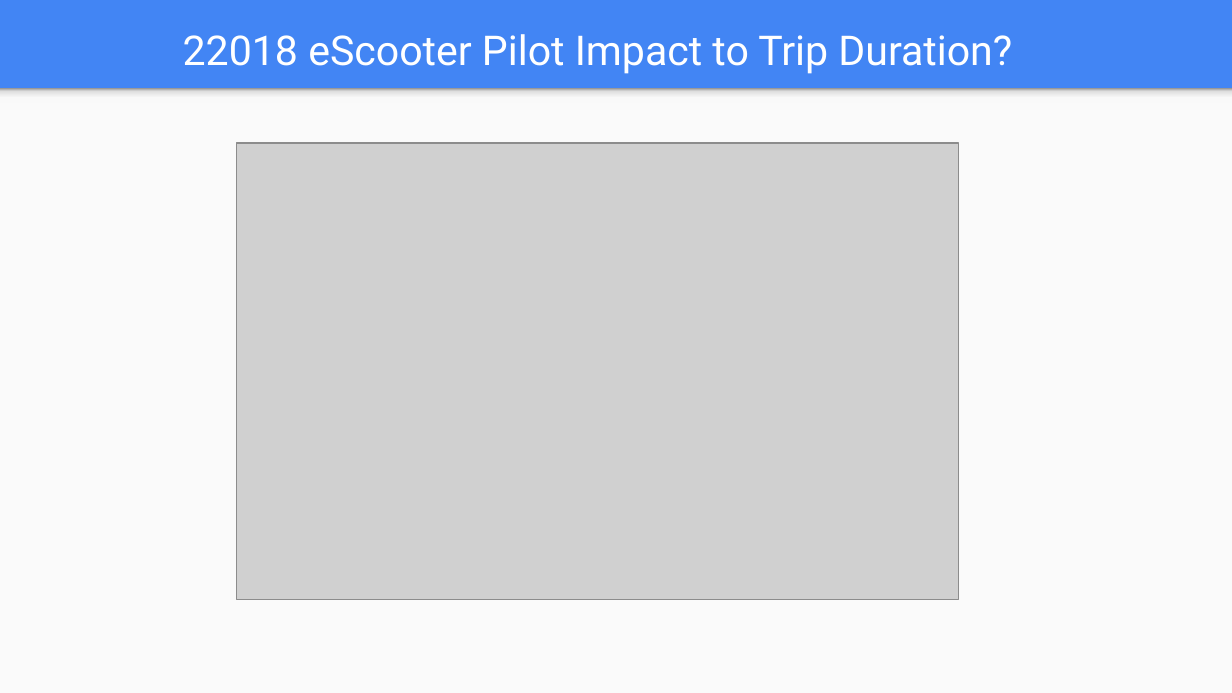
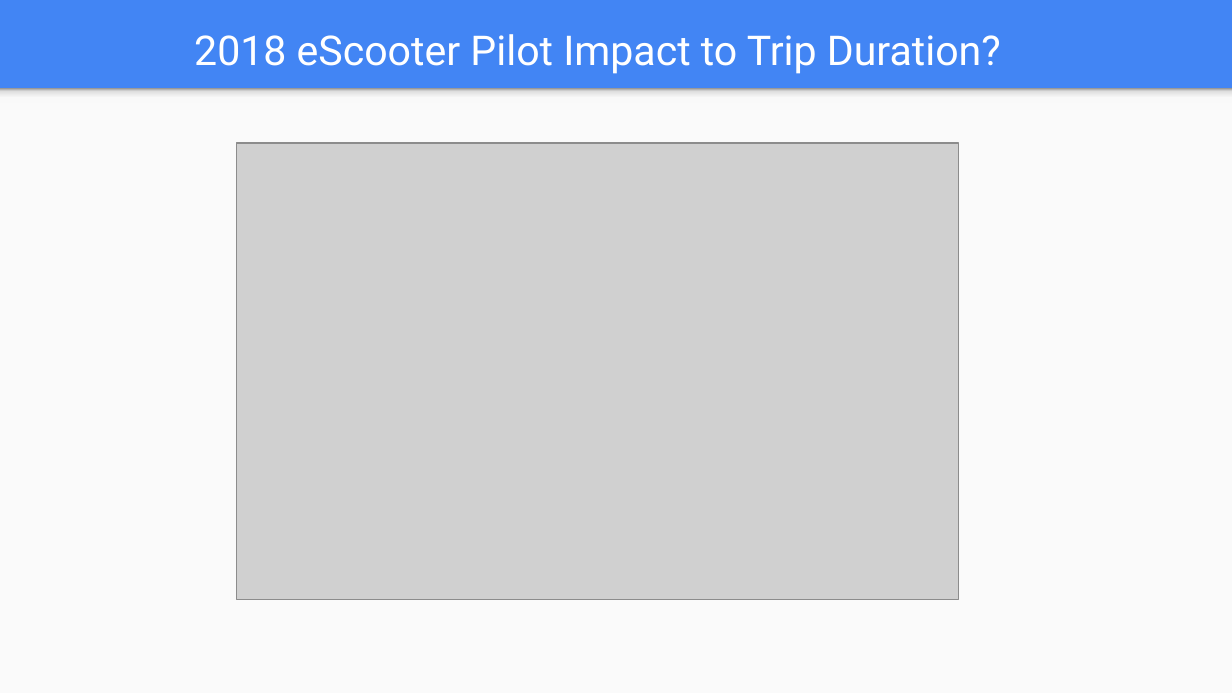
Before and after one commit to tdrygg/Group-Project, a slide deck: slide 14 of Patterns_In_NiceRide_Group6_Final.pptx. Drawn at 1232x693 pixels with LibreOffice and Linux fonts; fonts in the diff are those of the drawing; grey boxes stand for pictures. Boxes give left, top, right and bottom in pixels: in the first picture for what was removed or moved away, otherwise in the second. Text is boxed around its words. In the diff, an @@ line names an element or a change of style, - is before the commit and + after.

```diff
--- a/Patterns_In_NiceRide_Group6_Final.pptx
+++ b/Patterns_In_NiceRide_Group6_Final.pptx
@@ title at (194,34,1001,74): text changed @@
-22018 eScooter Pilot Impact to Trip Duration?
+2018 eScooter Pilot Impact to Trip Duration?
```
Also in this commit, not shown: 11 other slides changed, 2 slides removed.
